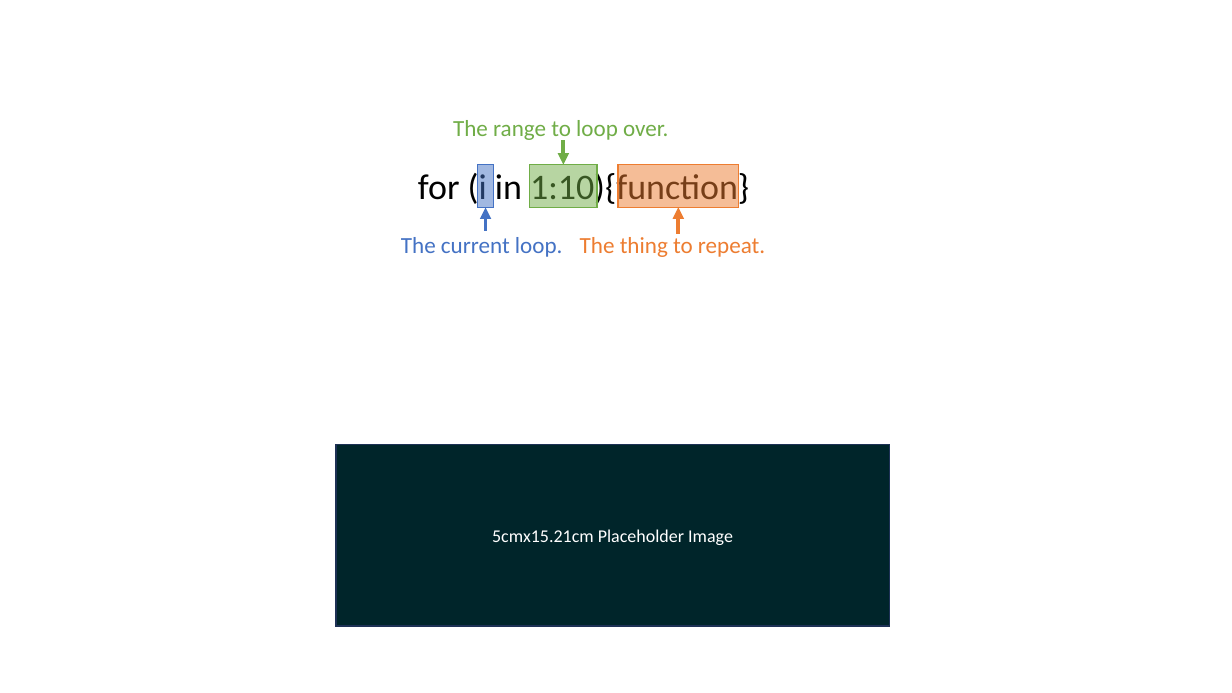
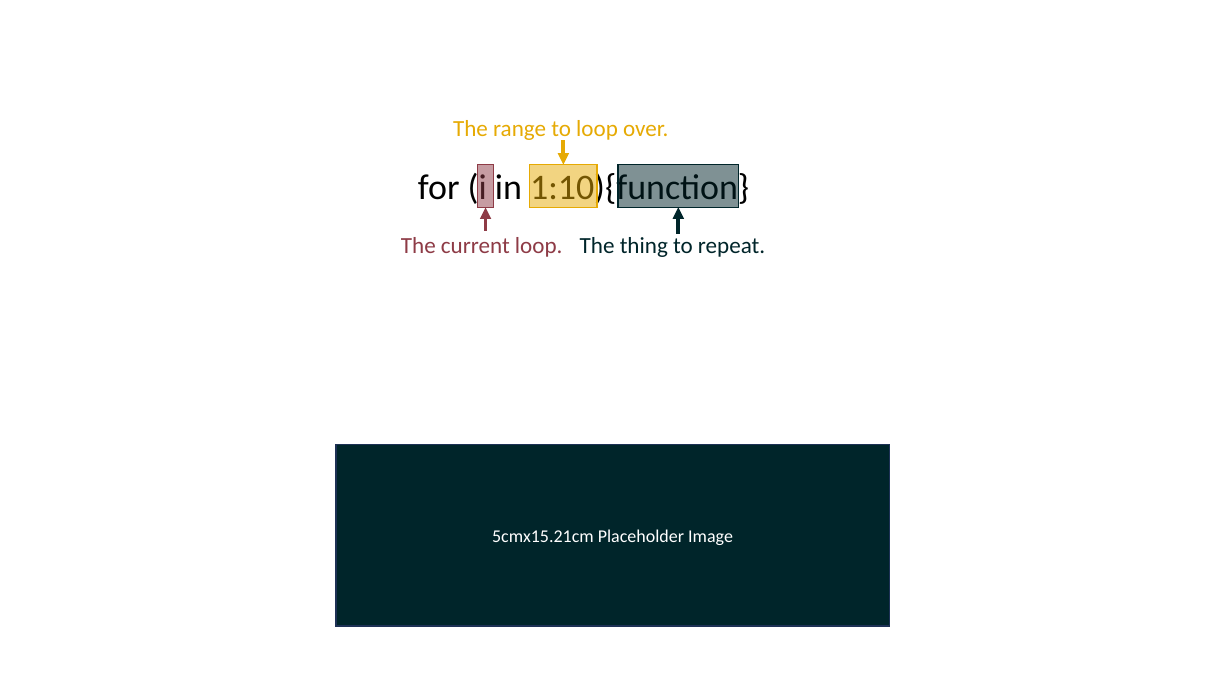
Before and after one commit to add-am/website, a slide deck: slide 4 of images/listing_images.pptx. Drawn at 1232x693 pixels with LibreOffice and Linux fonts; fonts in the diff are those of the drawing. Boxes give left, top, right and bottom in pixels: in the first picture for what was removed or moved away, otherwise in the second. Text is boxed around its words. In the diff, an @@ line names an element or a change of style, - is before the commit and + after.

```diff
--- a/images/listing_images.pptx
+++ b/images/listing_images.pptx
@@ text "The range to loop over." at (453, 120, 668, 142): text colour #70AD47 to #E6AA04 @@
@@ arrow (564, 140) - (564, 165): stroke #70AD47 3 pt to #E6AA04 3 pt @@
@@ rectangle at (478, 165, 494, 207): fill #4472C4 at 50% opacity to #8E3B46 at 50% opacity; outline #4472C4 1 pt to #8E3B46 1 pt @@
@@ rectangle at (530, 165, 597, 207): fill #70AD47 at 50% opacity to #E6AA04 at 50% opacity; outline #70AD47 1 pt to #E6AA04 1 pt @@
@@ rectangle at (618, 165, 739, 207): fill #ED7D31 at 50% opacity to #00252A at 50% opacity; outline #ED7D31 1 pt to #00252A 1 pt @@
@@ arrow (486, 231) - (486, 207): stroke #4472C4 3 pt to #8E3B46 3 pt @@
@@ arrow (678, 234) - (678, 207): stroke #ED7D31 3 pt to #00252A 3 pt @@
@@ text "The current loop." at (401, 237, 563, 257): text colour #4472C4 to #8E3B46 @@
@@ text "The thing to repeat." at (580, 237, 765, 257): text colour #ED7D31 to #00252A @@
```
Also in this commit, not shown: 1 other slide changed, 1 slide added, 21 other files.
